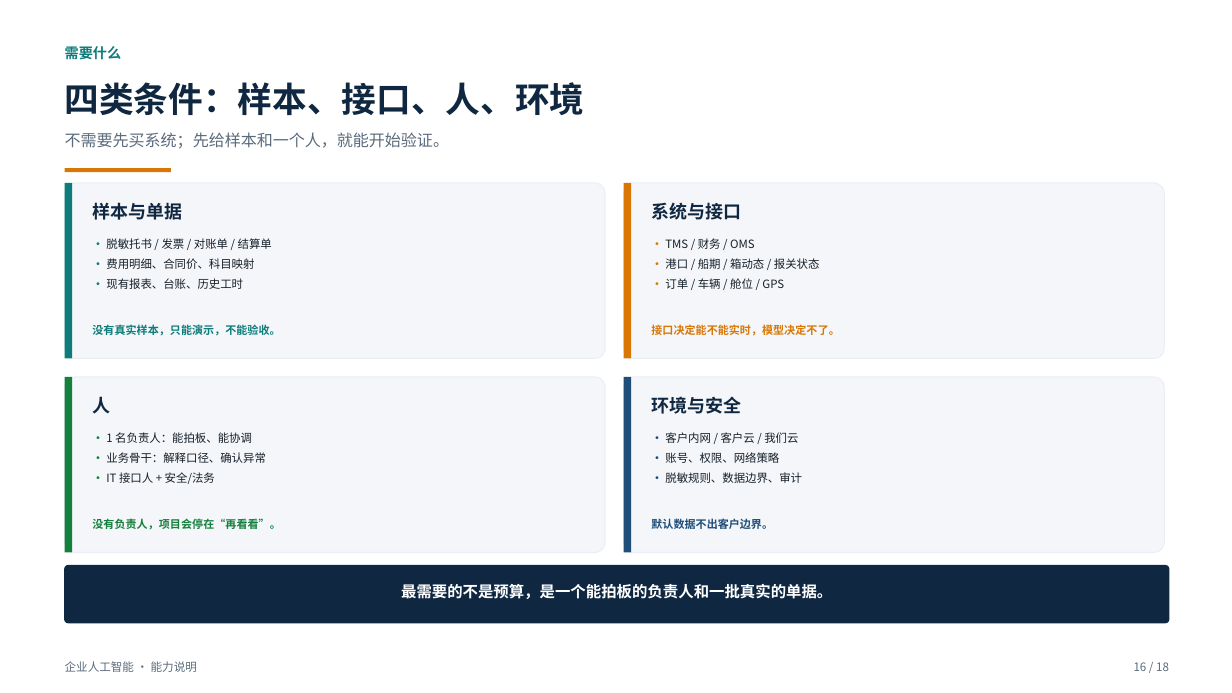
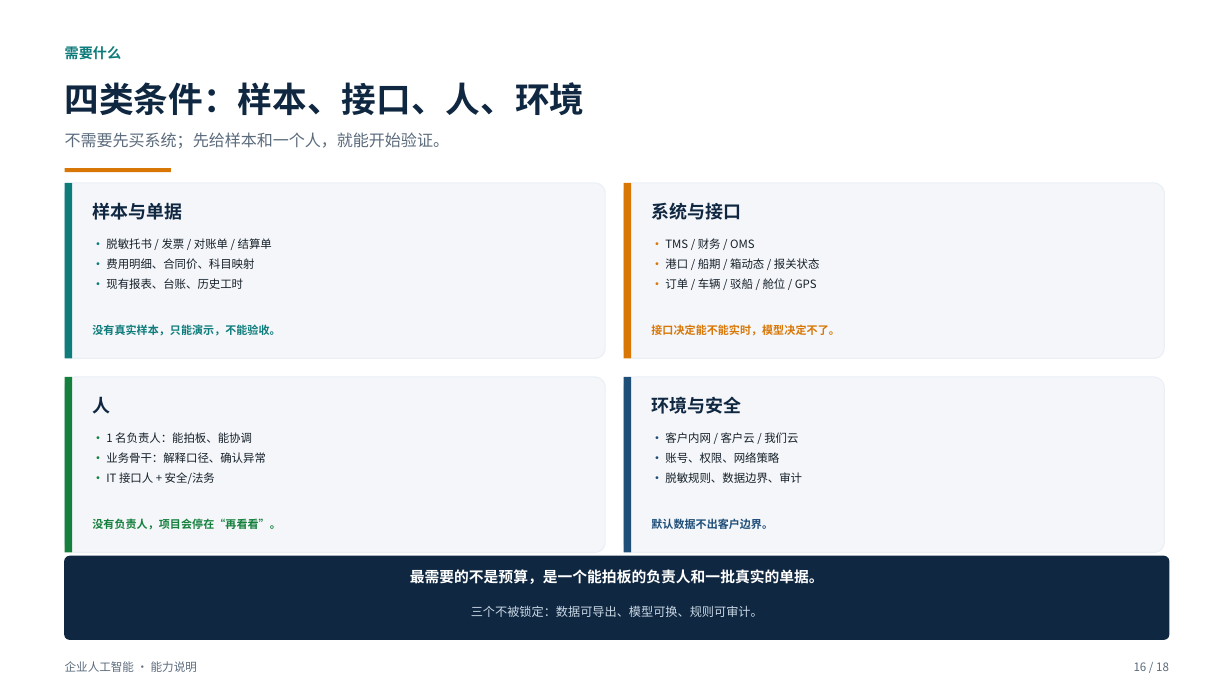
Before and after one commit to roma007/Enterprise-AI, a slide deck: slide 16 of 会客包/reports/客户老板版_系统能力介绍_2026-11-08.pptx. Drawn at 1232x693 pixels with LibreOffice and Linux fonts; fonts in the diff are those of the drawing. Boxes give left, top, right and bottom in pixels: in the first picture for what was removed or moved away, otherwise in the second. Text is boxed around its words. In the diff, an @@ line names an element or a change of style, - is before the commit and + after.

```diff
--- a/会客包/reports/客户老板版_系统能力介绍_2026-11-08.pptx
+++ b/会客包/reports/客户老板版_系统能力介绍_2026-11-08.pptx
@@ text at <box>665,278,817,289</box>: text changed @@
-• 订单 / 车辆 / 舱位 / GPS
+• 订单 / 车辆 / 驳船 / 舱位 / GPS
@@ rounded rectangle: place and size @@
-rounded rectangle at <box>65,566,1169,623</box>
+rounded rectangle at <box>65,556,1169,640</box>
@@ text "最需要的不是预算，是一个能拍板的负责人和一批真实的单据。": place and size @@
-text "最需要的不是预算，是一个能拍板的负责人和一批真实的单据。" at <box>401,584,832,599</box>
+text "最需要的不是预算，是一个能拍板的负责人和一批真实的单据。" at <box>410,569,824,584</box>
@@ text "最需要的不是预算，是一个能拍板的负责人和一批真实的单据。" at <box>410,569,824,584</box>: size 12 to 11.5 pt @@
@@ text added at <box>471,605,763,617</box>, 9.5 pt, text #C9D8E6 @@
+三个不被锁定：数据可导出、模型可换、规则可审计。
```
Also in this commit, not shown: 9 other slides changed, 6 other files.
